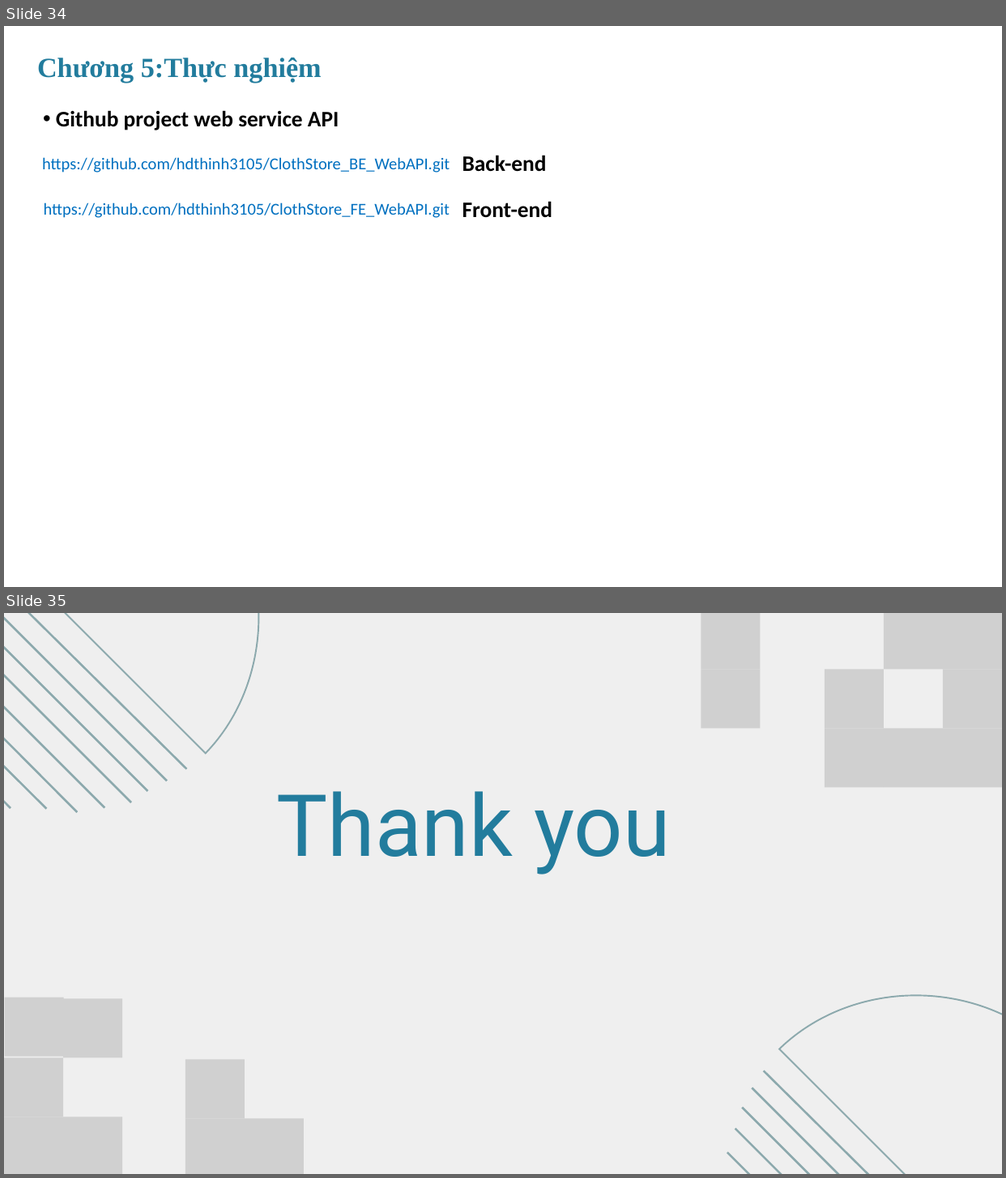
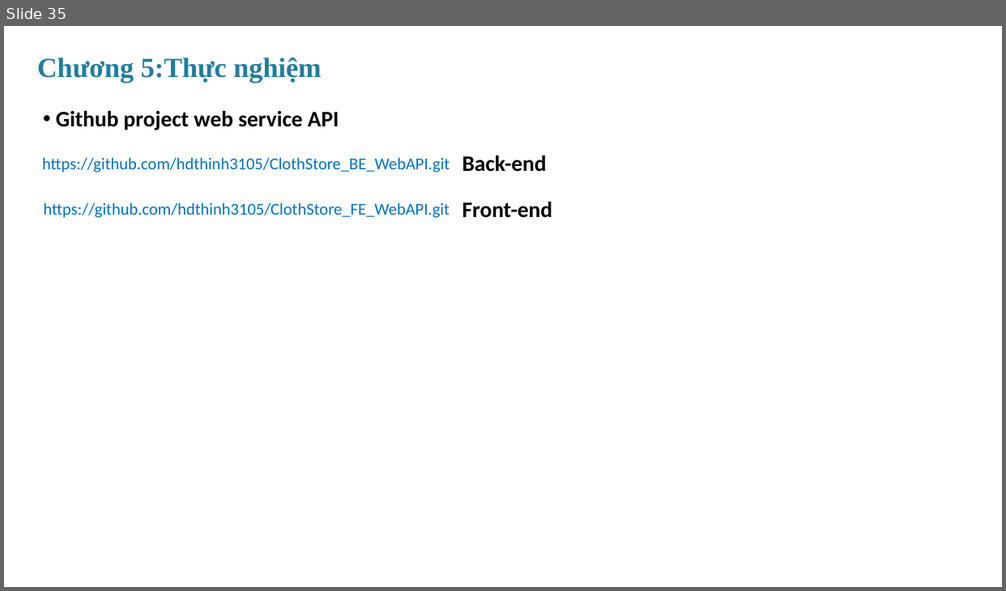
Before and after one commit to hdthinh3105/ClothStore_BE_MVC, a slide deck: document report/MVC_RestfulAPI.pptx. Shown one above the other, each under a label of ours: slides 34 and 35 before the commit, slide 35 after it. The pictures are 1006x1178 and 1006x591 pixels, drawn with LibreOffice and Linux fonts; fonts in the diff are those of the drawing; grey boxes stand for pictures. Boxes give left, top, right and bottom in pixels: in the first picture for what was removed or moved away, otherwise in the second. Text is boxed around its words. In the diff, an @@ line names an element or a change of style, - is before the commit and + after.

```diff
--- a/document report/MVC_RestfulAPI.pptx
+++ b/document report/MVC_RestfulAPI.pptx
@@ slide 35 removed at (x1=4, y1=613, x2=1002, y2=1174), background #EFEFEF @@
@@ picture removed at (x1=701, y1=613, x2=761, y2=670) @@
@@ picture removed at (x1=884, y1=613, x2=943, y2=670) @@
@@ picture removed at (x1=943, y1=613, x2=1002, y2=670) @@
@@ group removed at (x1=4, y1=613, x2=343, y2=812): 8 lines, 1 freeform shape @@
@@ picture removed at (x1=701, y1=669, x2=761, y2=728) @@
@@ picture removed at (x1=825, y1=669, x2=884, y2=728) @@
@@ picture removed at (x1=943, y1=669, x2=1002, y2=728) @@
@@ picture removed at (x1=825, y1=728, x2=884, y2=788) @@
@@ picture removed at (x1=884, y1=728, x2=943, y2=788) @@
@@ picture removed at (x1=943, y1=728, x2=1002, y2=788) @@
@@ text removed at (x1=277, y1=791, x2=670, y2=875) @@
-Thank you
@@ picture removed at (x1=5, y1=997, x2=64, y2=1057) @@
@@ picture removed at (x1=63, y1=999, x2=123, y2=1058) @@
@@ picture removed at (x1=4, y1=1058, x2=63, y2=1118) @@
@@ picture removed at (x1=185, y1=1059, x2=245, y2=1119) @@
@@ picture removed at (x1=4, y1=1118, x2=63, y2=1174) @@
@@ picture removed at (x1=63, y1=1118, x2=123, y2=1174) @@
@@ picture removed at (x1=185, y1=1119, x2=245, y2=1174) @@
@@ picture removed at (x1=245, y1=1119, x2=304, y2=1174) @@
@@ group removed at (x1=727, y1=912, x2=1002, y2=1174): 5 lines, 1 freeform shape @@
@@ what was slide 34 is now slide 35 @@
```
Also in this commit, not shown: 2 slides added.
